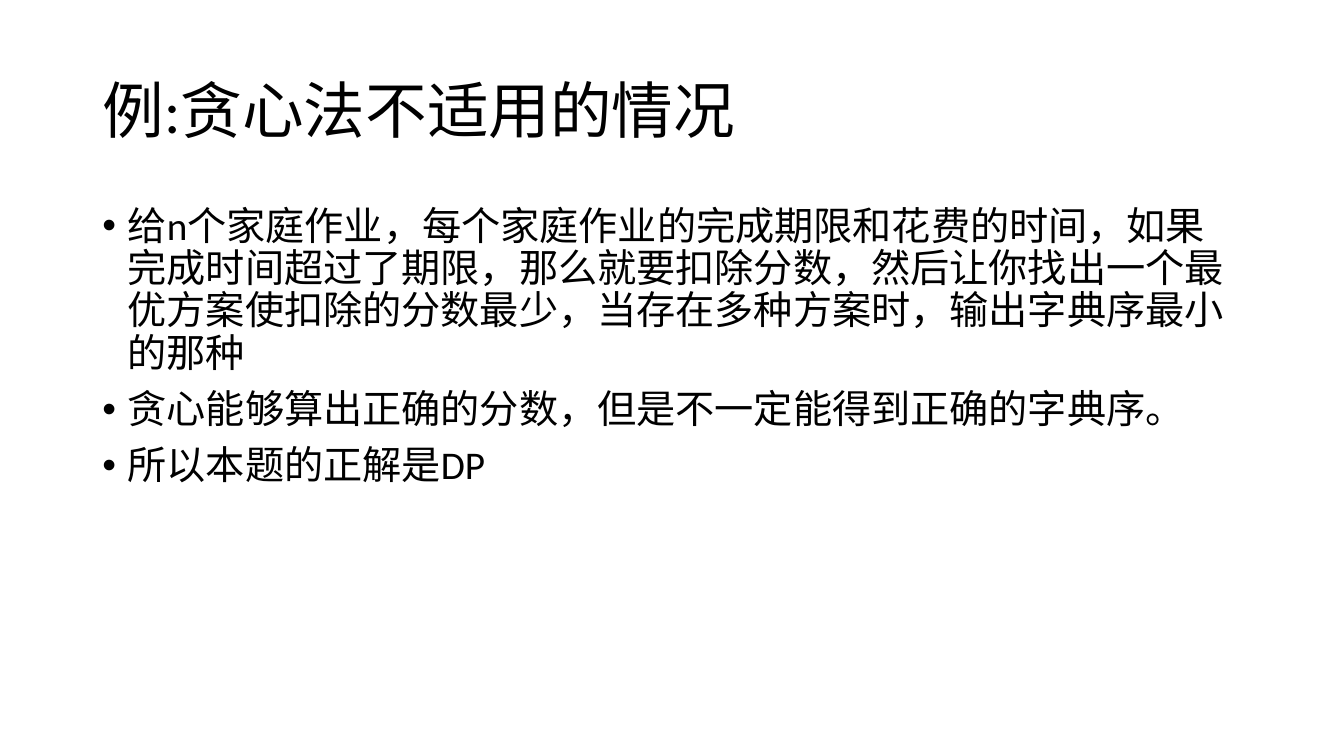
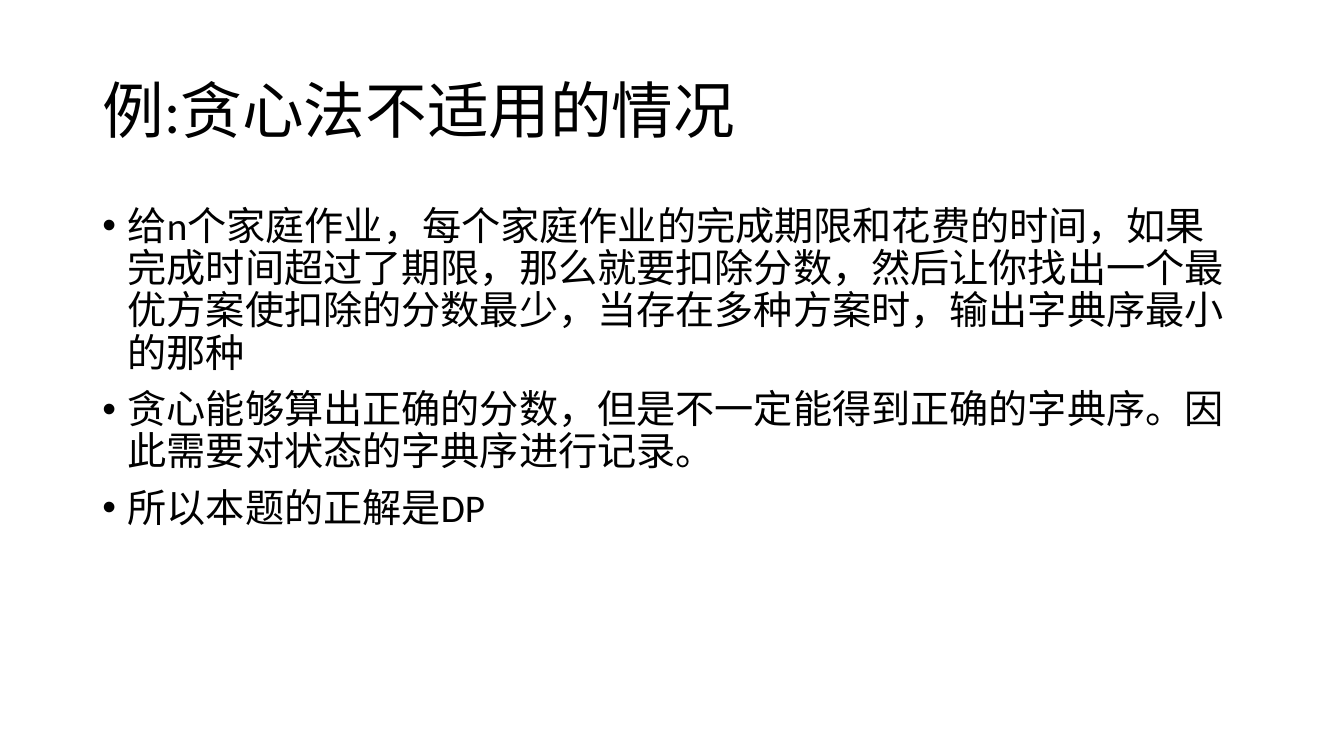
Before and after one commit to plus7wist/accepted-codes, a slide deck: slide 6 of notes/贪心.pptx (slide 8 before the commit). Drawn at 1344x756 pixels with LibreOffice and Linux fonts; fonts in the diff are those of the drawing. Boxes give left, top, right and bottom in pixels: in the first picture for what was removed or moved away, otherwise in the second. Text is boxed around its words. In the diff, an @@ line names an element or a change of style, - is before the commit and + after.

```diff
--- a/notes/贪心.pptx
+++ b/notes/贪心.pptx
@@ text at [128, 390, 1224, 469]: text changed @@
-• 贪心能够算出正确的分数，但是不一定能得到正确的字典序。
+• 贪心能够算出正确的分数，但是不一定能得到正确的字典序。因此需要对状态的字典序进行记录。
```
Also in this commit, not shown: 7 other slides changed, 7 slides added, 4 slides removed, 4 other files.
